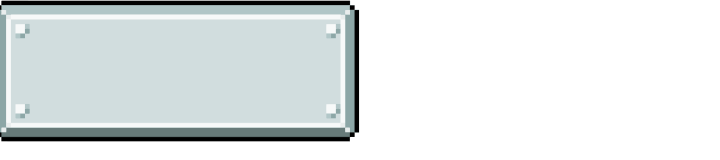
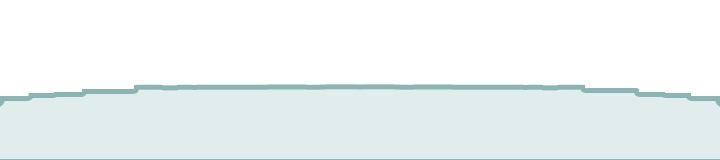
Revision of a layered 720px x 160px image; what changed, layer by layer:
hid "Capa 9" over [0,0,360,142]
renamed "Capa 5" to "Capa 10 copia", showed it, painted on it over [0,29,720,160]
